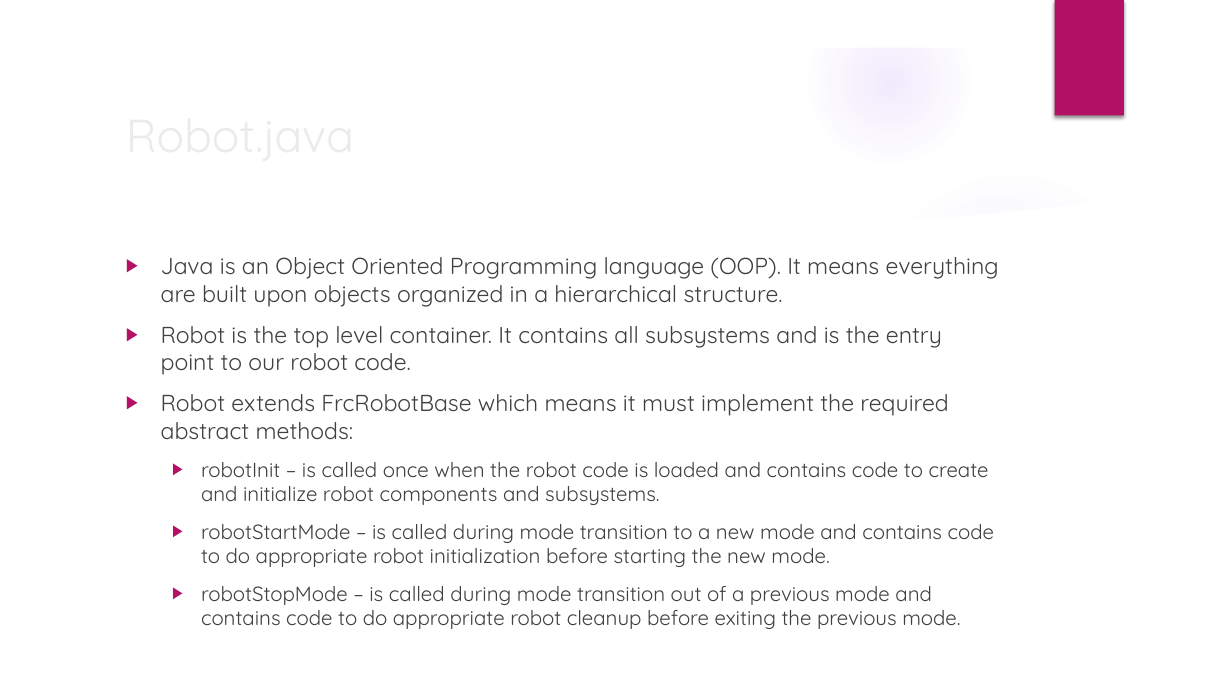
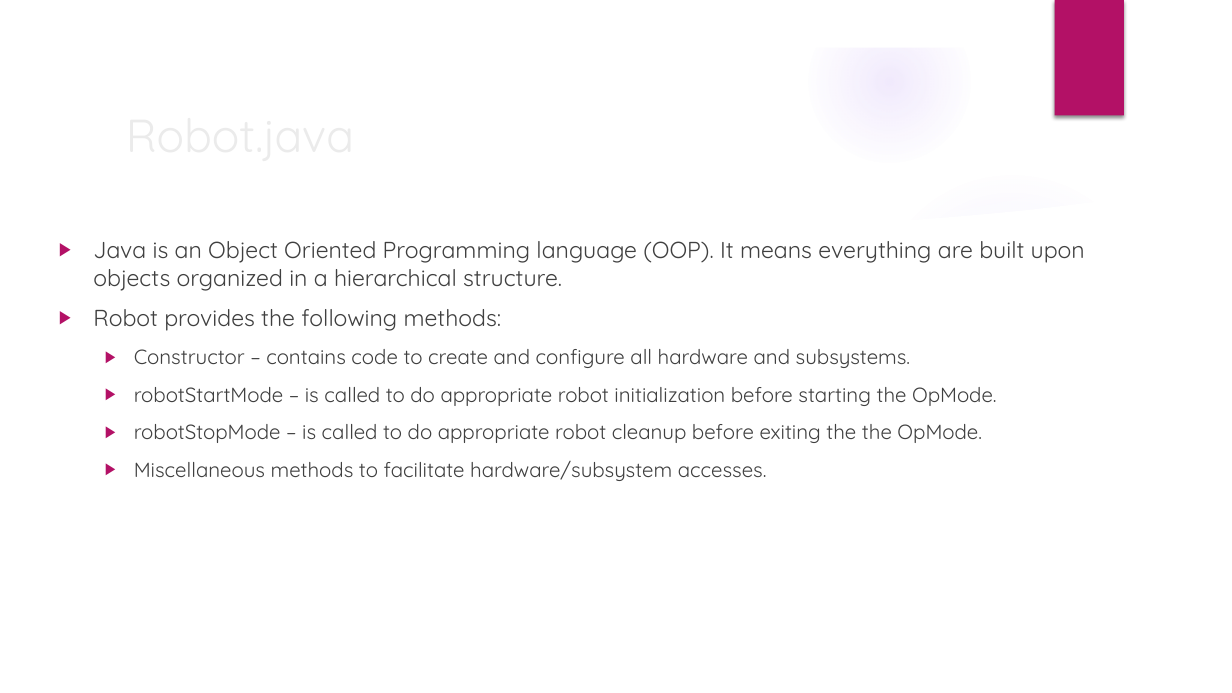
Before and after one commit to trc492/FrcProgrammingClass, a slide deck: slide 12 of FtcLessons/1-IntroTRCFramework.pptx (slide 11 before the commit). Drawn at 1232x693 pixels with LibreOffice and Linux fonts; fonts in the diff are those of the drawing; background and template pictures are left out. Boxes give left, top, right and bottom in pixels: in the first picture for what was removed or moved away, otherwise in the second. Text is boxed around its words. In the diff, an @@ line names an element or a change of style, - is before the commit and + after.

```diff
--- a/FtcLessons/1-IntroTRCFramework.pptx
+++ b/FtcLessons/1-IntroTRCFramework.pptx
@@ text "Java is an Object Oriented ...": place and size @@
-text "Java is an Object Oriented ..." at bbox=[161, 257, 999, 629]
+text "Java is an Object Oriented ..." at bbox=[93, 241, 1085, 481]
@@ text at bbox=[93, 309, 997, 481]: text changed @@
-▶ Robot is the top level container. It contains all subsystems and is the entry point to our robot code.
-▶ Robot extends FrcRobotBase which means it must implement the required abstract methods:
-  ▶ robotInit – is called once when the robot code is loaded and contains code to create and initialize robot components and subsystems.
-  ▶ robotStartMode – is called during mode transition to a new mode and contains code to do appropriate robot initialization before starting the new mode.
-  ▶ robotStopMode – is called during mode transition out of a previous mode and contains code to do appropriate robot cleanup before exiting the previous mode.
+▶ Robot provides the following methods:
+  ▶ Constructor – contains code to create and configure all hardware and subsystems.
+  ▶ robotStartMode – is called to do appropriate robot initialization before starting the OpMode.
+  ▶ robotStopMode – is called to do appropriate robot cleanup before exiting the the OpMode.
+  ▶ Miscellaneous methods to facilitate hardware/subsystem accesses.
```
Also in this commit, not shown: 8 other slides changed, 3 slides added, 2 slides removed, 10 other files.
